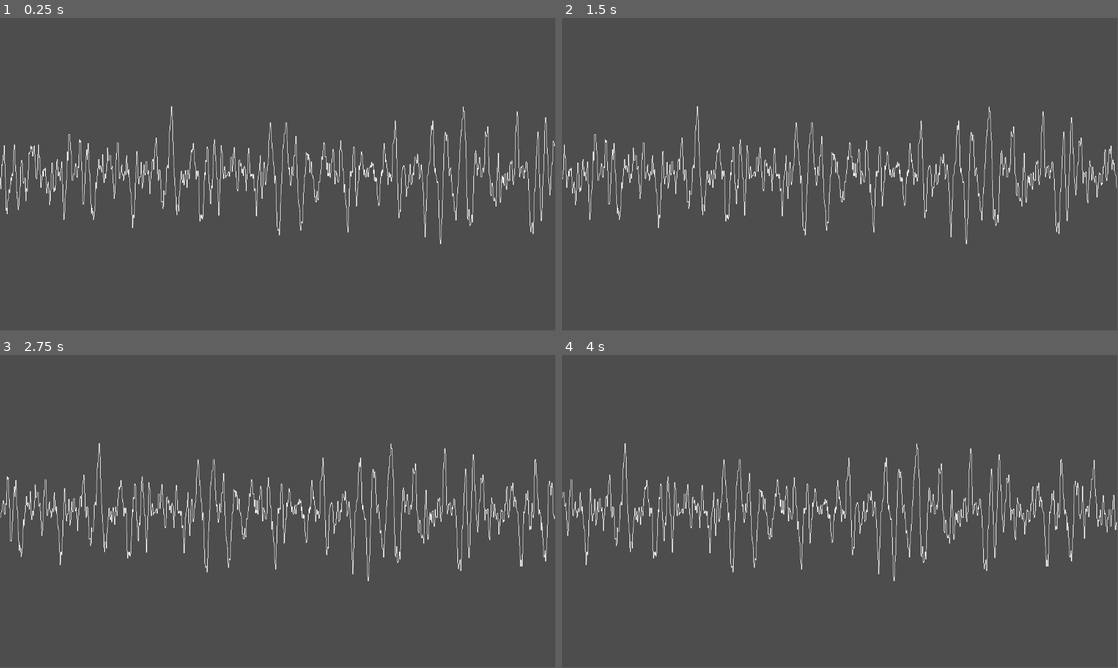
Above: before the commit, frames 1-4 (two rows, left to right).
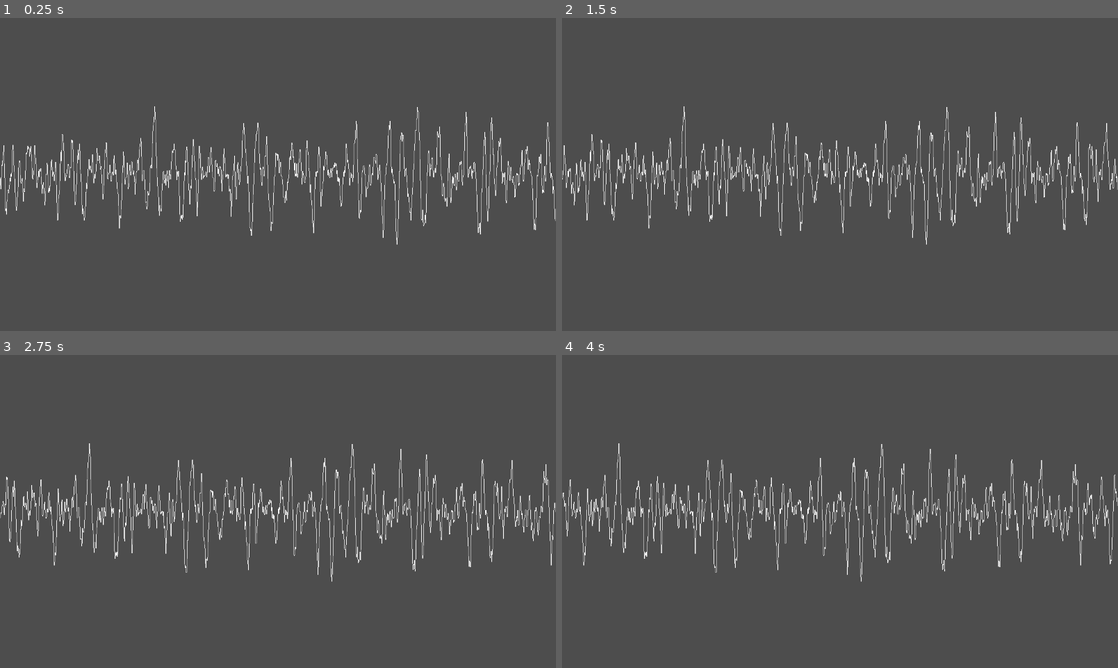
Above: after the commit, the same moments.

Repository: rafarillo/nature-of-code
Game: Godot game, scene res://Scenes/PerlinNoise1D.tscn
Same seed, same stepped clock (60 frames per second), same inputs: the game is played once before the commit and once after it.
Inputs:
- Up to frame 1 (0.25 s): no input
- Up to frame 2 (1.5 s): no input
- Up to frame 3 (2.75 s): no input
- Up to frame 4 (4 s): no input
In our replay, the window is 799x449 before the commit and 800x450 after it. These sizes can differ from the game's own. Grey fills any space a smaller window leaves; there, only what the larger window draws over its background counts as a difference.

The runs differ from the first frame. In frame 1, 6.4% of the frame differs, in the area x 0-100%, y 28-73%; in frame 2, 6.3%; in frame 3, 6.3%; in frame 4, 6.4%.

Commit message:
Plotting 2D perlin noise

Diff:
--- /dev/null
+++ b/Scenes/perlin_noise_2d.tscn
@@ -0,0 +1,13 @@
+[gd_scene load_steps=3 format=3 uid="uid://cbvaorrkkslfg"]
+
+[ext_resource type="Script" uid="uid://bvscibf5mcy3a" path="res://Scripts/PerlinNoise2D.gd" id="1_h6moc"]
+[ext_resource type="Texture2D" uid="uid://chl4b17sk12p5" path="res://WhitePanel.png" id="2_fo5bn"]
+
+[node name="PerlinNoise2D" type="Node2D" node_paths=PackedStringArray("sprite")]
+script = ExtResource("1_h6moc")
+sprite = NodePath("Sprite2D")
+_increment = 3.615
+
+[node name="Sprite2D" type="Sprite2D" parent="."]
+position = Vector2(640, 360)
+texture = ExtResource("2_fo5bn")
--- a/Scripts/PerlinNoise2D.gd
+++ b/Scripts/PerlinNoise2D.gd
@@ -1,12 +1,37 @@
 extends Node2D
 
+@export var sprite: Sprite2D
+@export var _increment:float = 0.1
+
+var screenSize: Vector2
+var noise := FastNoiseLite.new()
+
 func _ready() -> void:
-    DrawMain()
+	screenSize = DisplayServer.window_get_size()
+	noise.noise_type = FastNoiseLite.TYPE_PERLIN
+	DrawMain()
 
 func _draw() -> void:
-    pass
+	DrawPerlinNoise()
+	pass
 
 func DrawMain() -> void:
-    while true:
-        await get_tree().create_timer(0.01).timeout
-        queue_redraw()
+	while true:
+		await get_tree().create_timer(0.01).timeout
+		queue_redraw()
+
+func DrawPerlinNoise():
+	var img := sprite.texture.get_image()
+
+	var xoff := 0.0
+	for i in range(0, img.get_width()):
+		var yoff := 0.0
+		for j in range(0, img.get_height()):
+			var randomNoise: float = remap(noise.get_noise_2d(xoff, yoff), -1.0, 1.0, 0.0, 1.0)
+			var color:Color = Color(randomNoise, randomNoise, randomNoise)
+			img.set_pixel(i, j, color)
+			# draw_circle(position, 1.0, color)
+			yoff += _increment
+		xoff += _increment
+	var tex := ImageTexture.create_from_image(img)
+	sprite.texture = tex
--- a/project.godot
+++ b/project.godot
@@ -14,3 +14,8 @@
 run/main_scene="uid://cprwtt25nko4e"
 config/features=PackedStringArray("4.4", "Forward Plus")
 config/icon="res://icon.svg"
+
+[display]
+
+window/size/viewport_width=1280
+window/size/viewport_height=720
Binary file added: WhitePanel.png
Not shown, added: WhitePanel.png.import
